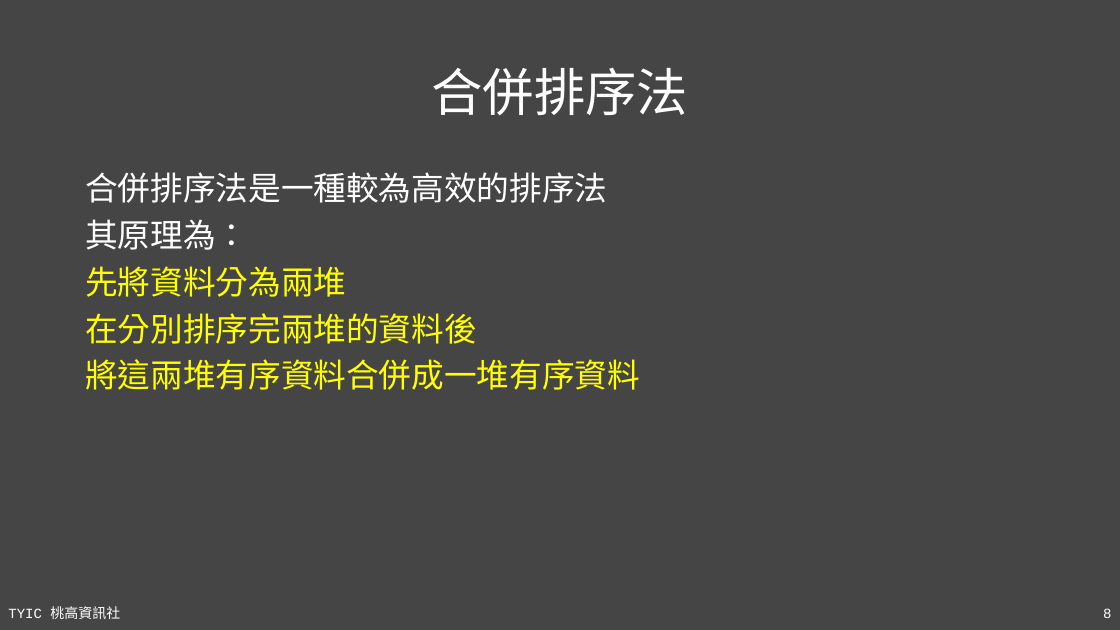
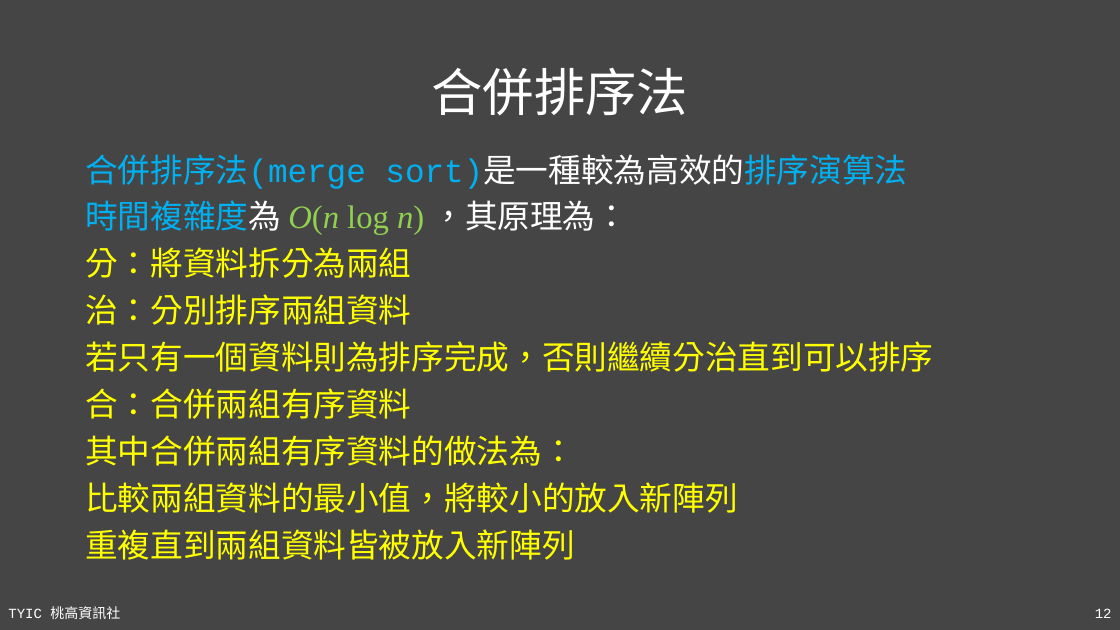
Before and after one commit to TYSHIC/slides, a slide deck: slide 12 of ppt/91_補充：進階資料結構與演算法.pptx (slide 8 before the commit). Drawn at 1120x630 pixels with LibreOffice and Linux fonts; fonts in the diff are those of the drawing. Boxes give left, top, right and bottom in pixels: in the first picture for what was removed or moved away, otherwise in the second. Text is boxed around its words. In the diff, an @@ line names an element or a change of style, - is before the commit and + after.

```diff
--- a/ppt/91_補充：進階資料結構與演算法.pptx
+++ b/ppt/91_補充：進階資料結構與演算法.pptx
@@ text at [85,154,933,560]: text changed @@
-合併排序法是一種較為高效的排序法
-其原理為：
-先將資料分為兩堆
-在分別排序完兩堆的資料後
-將這兩堆有序資料合併成一堆有序資料
+合併排序法(merge sort)是一種較為高效的排序演算法
+時間複雜度為 O(n log n) ，其原理為：
+分：將資料拆分為兩組
+治：分別排序兩組資料
+若只有一個資料則為排序完成，否則繼續分治直到可以排序
+合：合併兩組有序資料
+其中合併兩組有序資料的做法為：
+比較兩組資料的最小值，將較小的放入新陣列
+重複直到兩組資料皆被放入新陣列
@@ page number at [1095,608,1112,618]: text changed @@
-8
+12
```
Also in this commit, not shown: 8 slides added, 24 other files.
